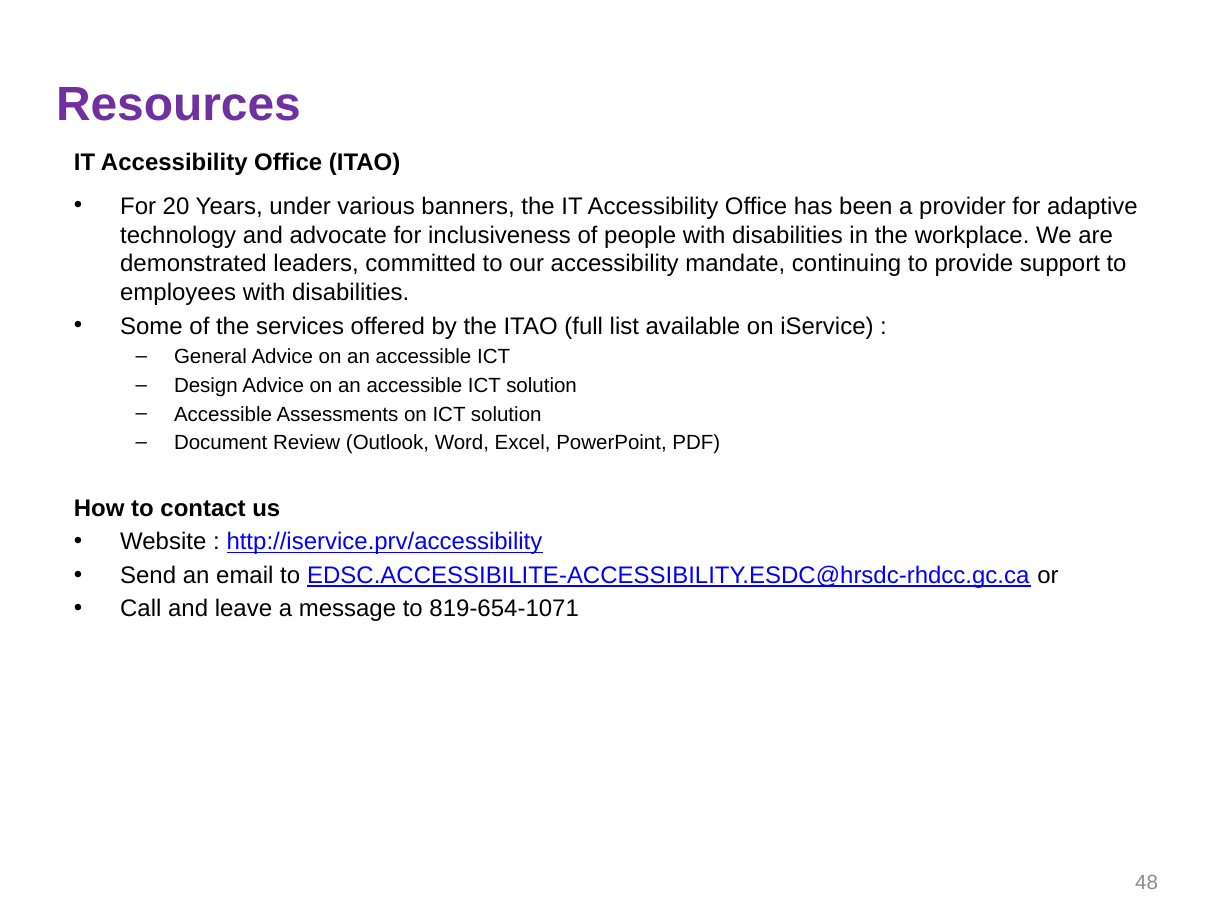
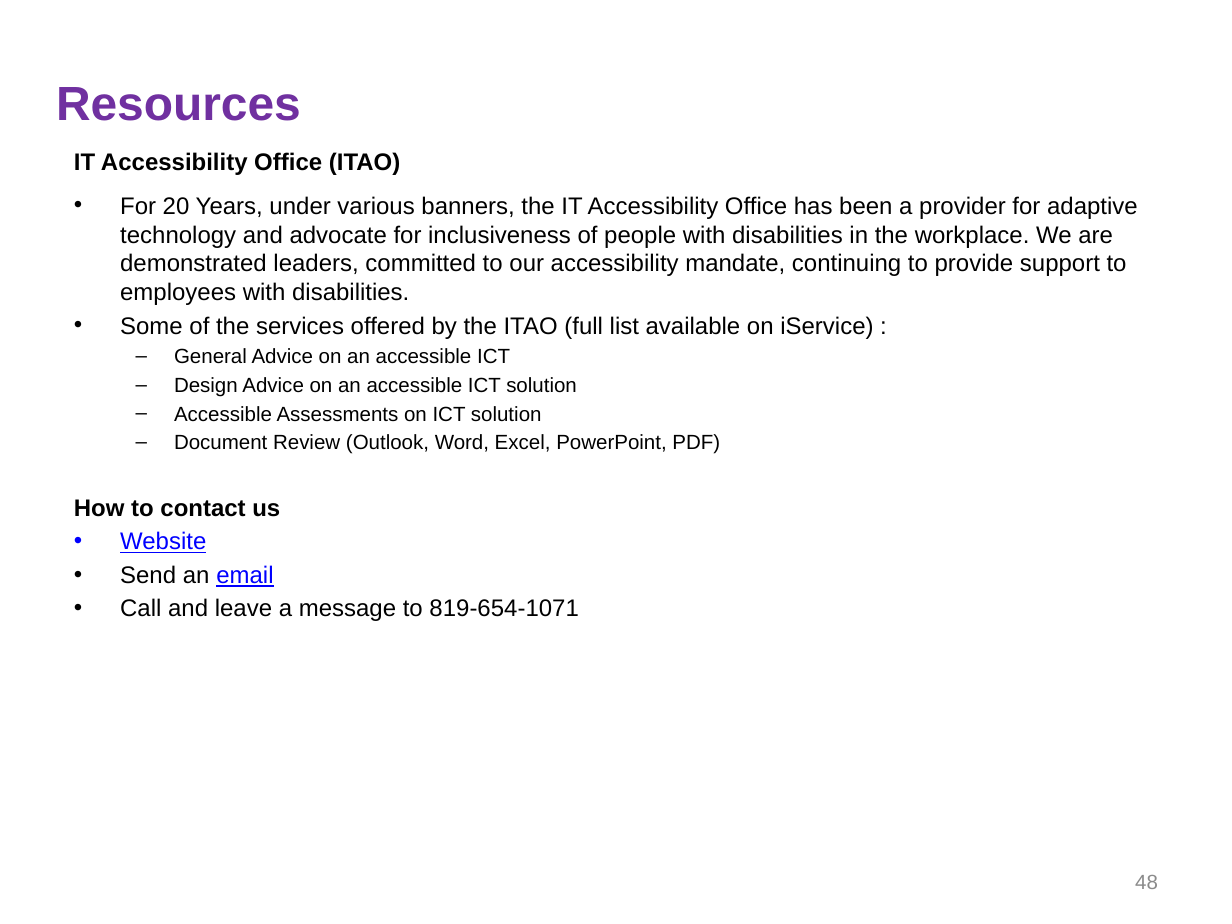
Before and after one commit to bati-itao/learning, a slide deck: slide 48 of assets/presentations/accessibility-coaching-series-en.pptx. Drawn at 1232x924 pixels with LibreOffice and Linux fonts; fonts in the diff are those of the drawing; background and template pictures are left out. Boxes give left, top, right and bottom in pixels: in the first picture for what was removed or moved away, otherwise in the second. Text is boxed around its words. In the diff, an @@ line names an element or a change of style, - is before the commit and + after.

```diff
--- a/assets/presentations/accessibility-coaching-series-en.pptx
+++ b/assets/presentations/accessibility-coaching-series-en.pptx
@@ text at <box>120,531,273,587</box>: text changed @@
-• Website : http://iservice.prv/accessibility
-• Send an email to EDSC.ACCESSIBILITE-ACCESSIBILITY.ESDC@hrsdc-rhdcc.gc.ca or
+• Website
+• Send an email
```
Also in this commit, not shown: 1 other file.
